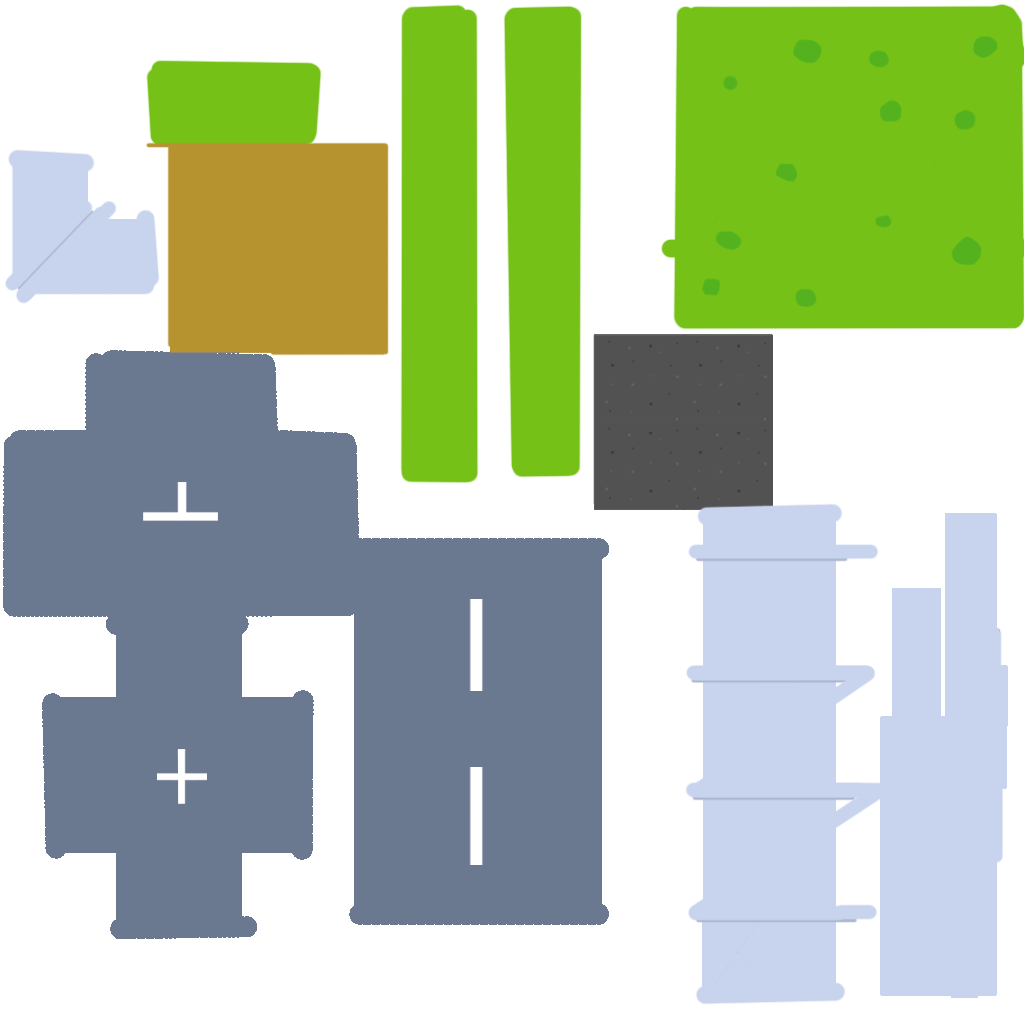
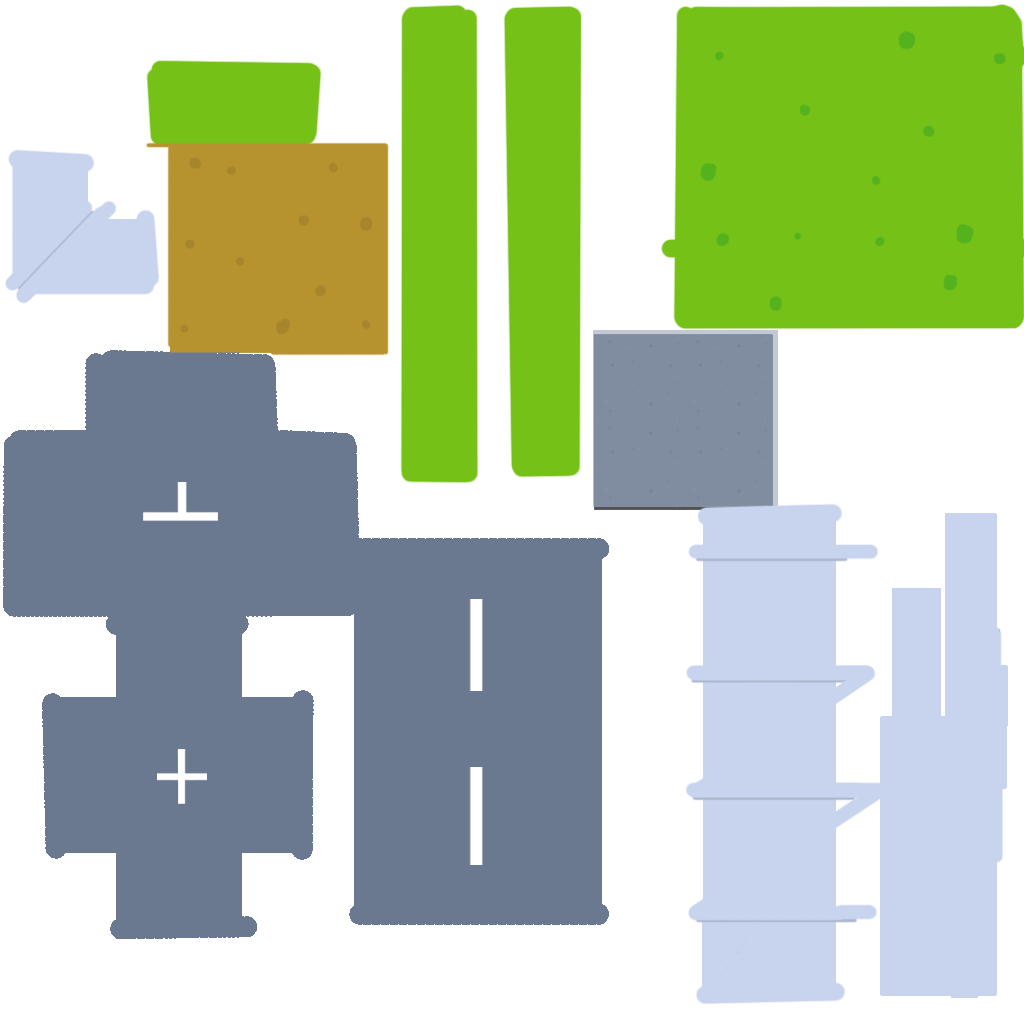
Layers edited between the first and the second 1024 × 1024 image:
painted on "Layer 11" over box(180, 31, 1006, 335)
renamed "Layer 17" to "Layer 19", blend normal → overlay, moved it above "Layer 18", painted on it over box(593, 330, 778, 507)
removed layer "Layer 16" over box(682, 335, 773, 423)
removed layer "Layer 15" over box(180, 31, 1006, 507)
painted on "Layer 18" over box(180, 31, 1006, 507)
